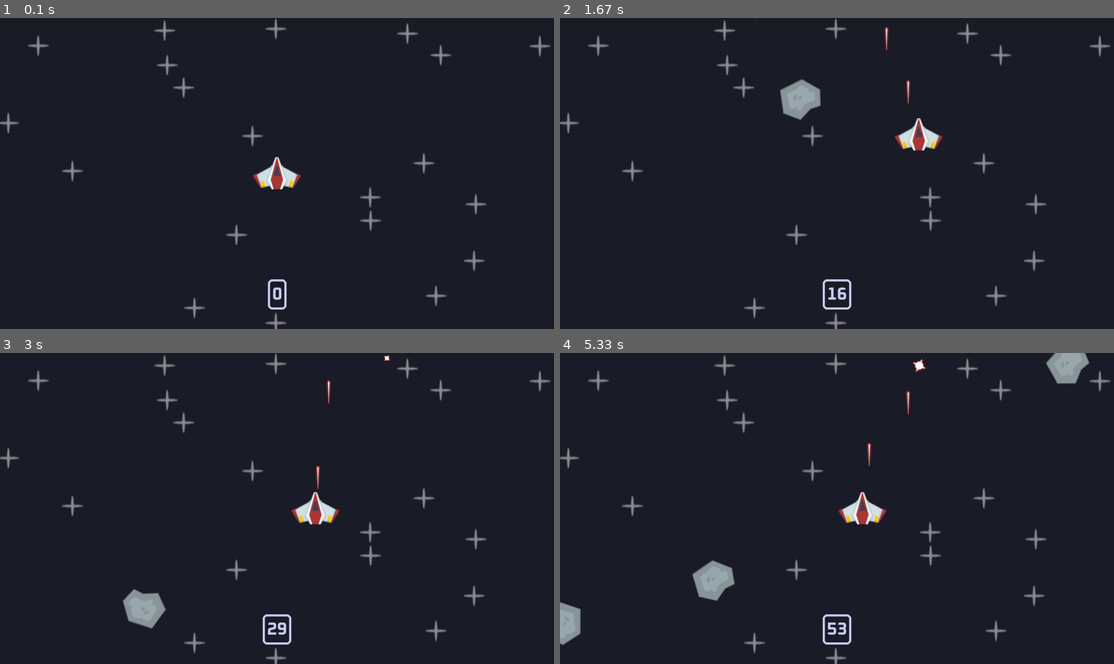
Above: before the commit, frames 1-4 (two rows, left to right).
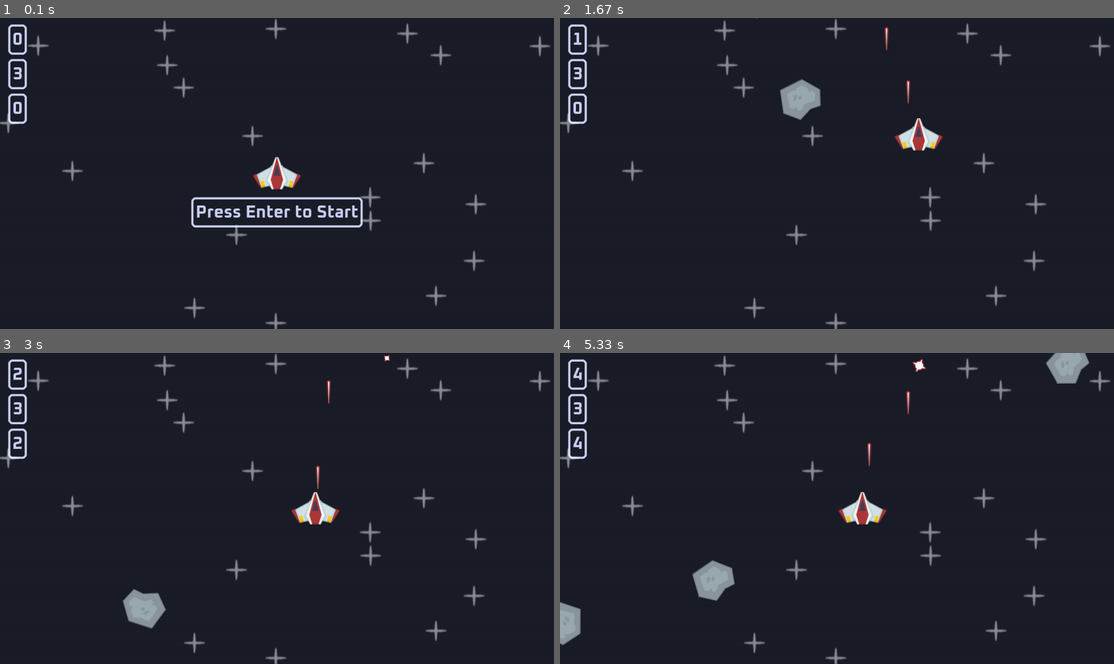
Above: after the commit, the same moments.

Repository: Juan1mera/Learning-Pygame
Game: pygame game, started from space shooter/code/main.py
Same seed, same stepped clock (60 frames per second), same inputs: the game is played once before the commit and once after it.
Inputs:
- Up to frame 1 (0.1 s): no input
- Up to frame 2 (1.67 s): tap Enter at 0.33 s; hold Right 0.67-1.13 s; tap Space at 0.73, 1.03, 1.23, 1.57 s; hold Up 1.17-1.47 s; hold Right from 1.5 s (still down)
- Up to frame 3 (3 s): tap Space at 1.87, 2.07, 2.37, 2.63, 2.97 s; release Right at 1.97 s; hold Left 2-2.53 s; hold Down 2.57-2.87 s; hold Left from 2.9 s (still down)
- Up to frame 4 (5.33 s): tap Space at 3.27, 3.4, 3.8, 4.1, 4.47, 4.87, 5.17 s; release Left at 3.3 s; hold Up 3.33-3.7 s; hold Right 3.73-4.37 s; hold Down 4.4-4.77 s; hold Left 4.8-5.27 s; hold Right from 5.3 s (still down)

The runs differ from the first frame. In frame 1, 1.9% of the frame differs, in the area x 1-66%, y 1-94%; in frame 2, 0.7%; in frame 3, 0.8%; in frame 4, 0.8%.

Commit message:
feat: Puntuacion, Tiempo, Start y Stop y Niveles

Diff:
--- /dev/null
+++ b/space shooter/code/clases.py
@@ -0,0 +1,88 @@
+import pygame
+from random import randint, uniform
+
+class Player(pygame.sprite.Sprite):
+    def __init__(self, groups):
+        super().__init__(groups)
+        self.origianl_surf = pygame.image.load('images/player.png').convert_alpha()
+        self.image = self.origianl_surf
+        self.rect = self.image.get_frect(center=(1280 / 2, 720 / 2))
+        self.direction = pygame.Vector2()
+        self.speed = 300
+        self.can_shoot = True
+        self.laser_shoot_time = 0
+        self.cooldowb_duration = 200
+
+    def laser_timer(self):
+        if not self.can_shoot:
+            current_time = pygame.time.get_ticks()
+            if current_time - self.laser_shoot_time >= self.cooldowb_duration:
+                self.can_shoot = True
+
+    def update(self, dt):
+        keys = pygame.key.get_pressed()
+        self.direction.x = int(keys[pygame.K_RIGHT]) - int(keys[pygame.K_LEFT])
+        self.direction.y = int(keys[pygame.K_DOWN]) - int(keys[pygame.K_UP])
+        self.rect.center += self.direction * self.speed * dt
+
+        recent_keys = pygame.key.get_just_pressed()
+        if recent_keys[pygame.K_SPACE] and self.can_shoot:
+            from functions import Laser
+            Laser((self.groups()[0], self.groups()[1]), pygame.image.load('images/laser.png').convert_alpha(), self.rect.midtop)
+            self.can_shoot = False
+            self.laser_shoot_time = pygame.time.get_ticks()
+            pygame.mixer.Sound('audio/laser.wav').play()
+        self.laser_timer()
+
+class Star(pygame.sprite.Sprite):
+    def __init__(self, groups, surf):
+        super().__init__(groups)
+        self.image = surf
+        self.rect = self.image.get_frect(center=(randint(0, 1280), randint(0, 720)))
+
+class Laser(pygame.sprite.Sprite):
+    def __init__(self, groups, surf, pos):
+        super().__init__(groups)
+        self.image = surf
+        self.rect = self.image.get_frect(midbottom=pos)
+
+    def update(self, dt):
+        self.rect.centery -= 400 * dt
+        if self.rect.bottom <= 0:
+            self.kill()
+
+class Meteor(pygame.sprite.Sprite):
+    def __init__(self, groups, surf, pos):
+        super().__init__(groups)
+        self.origianl_surf = surf
+        self.image = self.origianl_surf
+        self.rect = self.image.get_frect(center=pos)
+        self.start_time = pygame.time.get_ticks()
+        self.life = 3000
+        self.direction = pygame.Vector2(uniform(-0.5, 0.5), 1)
+        self.speed = randint(400, 500)
+        self.rotation_speed = randint(20, 150)
+        self.rotation = 0
+
+    def update(self, dt):
+        self.rect.center += self.direction * self.speed * dt
+        if pygame.time.get_ticks() - self.start_time >= self.life:
+            self.kill()
+        self.rotation += self.rotation_speed * dt
+        self.image = pygame.transform.rotozoom(self.origianl_surf, self.rotation, 1)
+        self.rect = self.image.get_frect(center=self.rect.center)
+
+class AnimatedExplosion(pygame.sprite.Sprite):
+    def __init__(self, frames, pos, groups):
+        super().__init__(groups)
+        self.frames = frames
+        self.frame_index = 0
+        self.image = self.frames[self.frame_index]
+        self.rect = self.image.get_frect(center=pos)
+
+    def update(self, dt):
+        self.frame_index += 20 * dt
+        if self.frame_index < len(self.frames):
+            self.image = self.frames[int(self.frame_index)]
+        else:
+            self.kill()
--- /dev/null
+++ b/space shooter/code/functions.py
@@ -0,0 +1,47 @@
+import pygame
+from clases import AnimatedExplosion
+
+puntation = 0
+life = 3
+
+def collisions(player, all_sprites, meteor_srpites, laser_sprites, explosion_framse, explosion_sound):
+    global life, puntation
+    all_sprites.update()
+    collision_sprites = pygame.sprite.spritecollide(player, meteor_srpites, True, pygame.sprite.collide_mask)
+    if collision_sprites:
+        for meteor in collision_sprites:
+            collision_pos = meteor.rect.center
+            AnimatedExplosion(explosion_framse, collision_pos, all_sprites)
+            explosion_sound.play()
+        life -= 1
+        if life <= 0:
+            return False
+
+    for laser in laser_sprites:
+        collided_sprites = pygame.sprite.spritecollide(laser, meteor_srpites, True)
+        if collided_sprites:
+            laser.kill()
+            AnimatedExplosion(explosion_framse, laser.rect.midtop, all_sprites)
+            explosion_sound.play()
+            puntation += 1
+    return True
+
+def display_score(window, font):
+    current_time = pygame.time.get_ticks() // 100
+    text_surf = font.render(str(current_time), True, '#cbd1f5')
+    text_rect = text_surf.get_rect(midbottom=(40, 80))
+    window.blit(text_surf, text_rect)
+    pygame.draw.rect(window, "#cbd1f5", text_rect.inflate(20, 20).move(0, -5), 5, 10)
+
+def display_puntation(window, font):
+    global puntation
+    text_surf = font.render(str(puntation), True, '#cbd1f5')
+    text_rect = text_surf.get_rect(midbottom=(40, 240))
+    window.blit(text_surf, text_rect)
+    pygame.draw.rect(window, "#cbd1f5", text_rect.inflate(20, 20).move(0, -5), 5, 10)
+
+def display_life(window, font, life):
+    text_surf = font.render(str(life), True, '#cbd1f5')
+    text_rect = text_surf.get_rect(midbottom=(40, 160))
+    window.blit(text_surf, text_rect)
+    pygame.draw.rect(window, "#cbd1f5", text_rect.inflate(20, 20).move(0, -5), 5, 10)
--- a/space shooter/code/main.py
+++ b/space shooter/code/main.py
@@ -18,14 +18,20 @@
 explosion_framse = [pygame.image.load(join('images', 'explosion', f'{i}.png')).convert_alpha() for i in range(21)]
 
 laser_sound = pygame.mixer.Sound(join('audio', 'laser.wav'))
-laser_sound.set_volume(0.5)
+laser_sound.set_volume(0.2)
 
 explosion_sound = pygame.mixer.Sound(join('audio', 'explosion.wav'))
-explosion_sound.set_volume(0.3)
+explosion_sound.set_volume(0.1)
+
 
 game_music = pygame.mixer.Sound(join('audio', 'game_music.wav'))
-game_music.set_volume(0.5)
-game_music.play(loops=-1)
+game_music.set_volume(0.1)
+
+gameover = False
+current_time = 0
+puntation = 0
+life = 3
+start_time = 0
 
 class Player(pygame.sprite.Sprite):
     def __init__(self, groups):
@@ -69,13 +75,11 @@
             laser_sound.play()
 
         self.laser_timer()
-
 class Star(pygame.sprite.Sprite):
     def __init__(self, groups, surf):
         super().__init__(groups)
         self.image = surf
         self.rect = self.image.get_frect(center=(randint(0, WINDOW_WIDTH), randint(0, WINDOW_HEIGHT)))
-
 class Laser(pygame.sprite.Sprite):
     def __init__(self, groups, surf, pos):
         super().__init__(groups)
@@ -86,7 +90,6 @@
         self.rect.centery -= 400 * dt
         if self.rect.bottom <= 0:
             self.kill()
-
 class Meteor(pygame.sprite.Sprite):
     def __init__(self, groups, surf, pos):
         super().__init__(groups)
@@ -107,7 +110,6 @@
         self.rotation += self.rotation_speed * dt
         self.image = pygame.transform.rotozoom(self.origianl_surf, self.rotation, 1)
         self.rect = self.image.get_frect(center=self.rect.center)
-
 class AnimatedExplosion(pygame.sprite.Sprite):
     def __init__(self, frames, pos, groups):
         super().__init__(groups)
@@ -124,11 +126,19 @@
             self.kill()
 
 def collisions():
-    global runnig
+
+    global gameover
     all_sprites.update(dt)
     collision_sprites = pygame.sprite.spritecollide(player, meteor_srpites, True, pygame.sprite.collide_mask)
     if collision_sprites:
-        runnig = False
+        for meteor in collision_sprites:
+            collision_pos = meteor.rect.center
+            AnimatedExplosion(explosion_framse, collision_pos, all_sprites)
+            explosion_sound.play()
+        global life
+        life -= 1
+        if life <= 0:
+            gameover = True
 
     for laser in laser_sprites:
         collided_sprites = pygame.sprite.spritecollide(laser, meteor_srpites, True)
@@ -136,13 +146,61 @@
             laser.kill()
             AnimatedExplosion(explosion_framse, laser.rect.midtop, all_sprites)
             explosion_sound.play()
+            global puntation
+            puntation += 1
+
 
 def display_score():
-    current_time = pygame.time.get_ticks() // 100
+    global current_time
+    if playing:
+        # Calcula el tiempo transcurrido desde que se inició el juego
+        current_time = (pygame.time.get_ticks() - start_time) // 1000  # Tiempo en segundos
+    else:
+        current_time = 0  # Al reiniciar, muestra 0
+
     text_surf = font.render(str(current_time), True, '#cbd1f5')
-    text_rect = text_surf.get_rect(midbottom=(WINDOW_WIDTH / 2, WINDOW_HEIGHT - 50))
+    text_rect = text_surf.get_rect(midbottom=(40, 80))
     window.blit(text_surf, text_rect)
     pygame.draw.rect(window, "#cbd1f5", text_rect.inflate(20, 20).move(0, -5), 5, 10)
+def display_puntation():
+    global puntation
+    text_surf = font.render(str(puntation), True, '#cbd1f5')
+    text_rect = text_surf.get_rect(midbottom=(40, 240))
+    window.blit(text_surf, text_rect)
+    pygame.draw.rect(window, "#cbd1f5", text_rect.inflate(20, 20).move(0, -5), 5, 10)
+
+def display_life():
+    global life
+    text_surf = font.render(str(life), True, '#cbd1f5')
+    text_rect = text_surf.get_rect(midbottom=(40, 160))
+    window.blit(text_surf, text_rect)
+    pygame.draw.rect(window, "#cbd1f5", text_rect.inflate(20, 20).move(0, -5), 5, 10)
+def display_text():
+    current_time = pygame.time.get_ticks()
+
+    if (current_time // 500) % 2 == 0:
+        text_surf = font.render("Press Enter to Start", True, '#cbd1f5')
+        text_rect = text_surf.get_rect(midtop=(WINDOW_WIDTH // 2, WINDOW_HEIGHT // 2 + 70))
+        window.blit(text_surf, text_rect)
+        pygame.draw.rect(window, "#cbd1f5", text_rect.inflate(20, 20).move(0, -5), 5, 10)
+def gameover_text():
+    current_time = pygame.time.get_ticks()
+
+    if (current_time // 500) % 2 == 0:
+        text_surf = font.render("Game Over, Press Enter to Restart", True, '#cbd1f5')
+        text_rect = text_surf.get_rect(midtop=(WINDOW_WIDTH // 2, WINDOW_HEIGHT // 2 + 70))
+        window.blit(text_surf, text_rect)
+        pygame.draw.rect(window, "#cbd1f5", text_rect.inflate(20, 20).move(0, -5), 5, 10)
+def next_leve_text():
+    current_time = pygame.time.get_ticks()
+
+    if (current_time // 500) % 2 == 0:
+        text_surf = font.render("Next Level", True, '#cbd1f5')
+        text_rect = text_surf.get_rect(midtop=(WINDOW_WIDTH // 2, WINDOW_HEIGHT // 2 + 160))
+        window.blit(text_surf, text_rect)
+        pygame.draw.rect(window, "#cbd1f5", text_rect.inflate(20, 20).move(0, -5), 5, 10)
+
+
 
 
 
@@ -154,33 +212,59 @@
 all_sprites = pygame.sprite.Group()
 meteor_srpites = pygame.sprite.Group()
 laser_sprites = pygame.sprite.Group()
+
+
 for i in range(20):
     Star(all_sprites, star_surf)
 player = Player(all_sprites)
 
 # Customs Events
+number_asteroids = 500
 meteor_event = pygame.event.custom_type()
-pygame.time.set_timer(meteor_event, 500)
-
-
+pygame.time.set_timer(meteor_event, number_asteroids)
+
+playing = False
+game_music.play(loops=-1)
+second_level =  False
 while runnig:
+
+    number_asteroids -= 1
     pygame.mouse.set_visible(False)
     dt = clock.tick() / 1000 # fps
     window.fill('#1b1d29')
 
-    # Loop De Eventos
     for e in pygame.event.get():
         if e.type == pygame.QUIT:
             runnig = False
-        if e.type == meteor_event:
+        if e.type == pygame.KEYDOWN:
+            if e.key == pygame.K_RETURN:
+                playing = True
+                gameover = False
+                life = 3
+                puntation = 0
+                current_time = 0
+                start_time = pygame.time.get_ticks()
+
+
+        if e.type == meteor_event and playing and gameover == False:
             x, y = randint(0, WINDOW_WIDTH), randint(-200, -100)
             Meteor((all_sprites, meteor_srpites), meteor_surf, (x, y))
 
-
-
+    if puntation >= 10:
+        second_level = True
+        playing = False
+
+    if second_level:
+        next_leve_text()
 
     # Colisiones
     display_score()
+    display_puntation()
+    display_life()
+    if playing == False:
+        display_text()
+    if gameover:
+        gameover_text()
 
 
     collisions()
